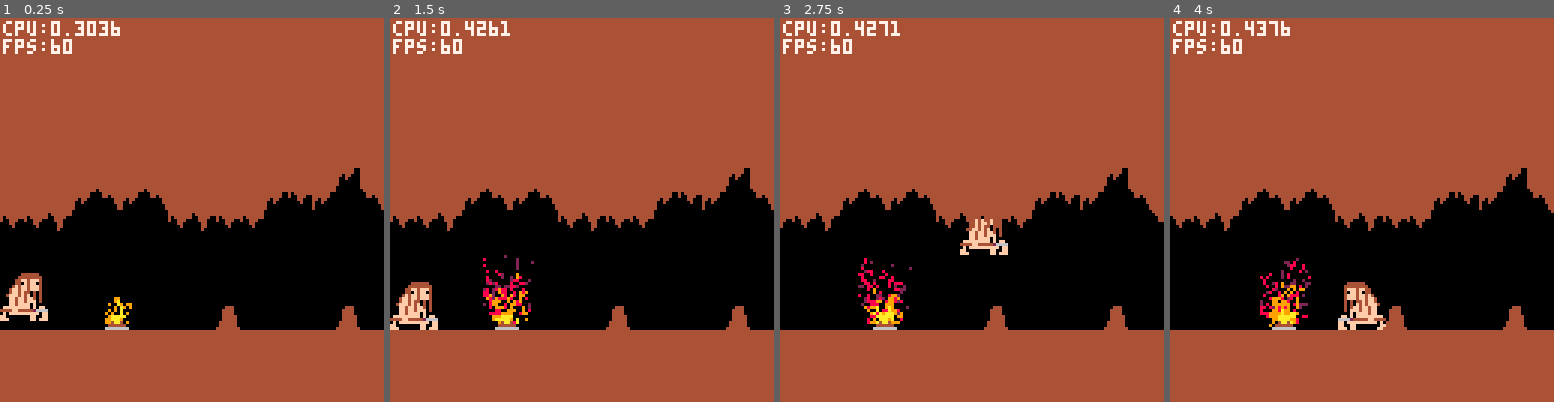
Above: before the commit, frames 1-4 (left to right).
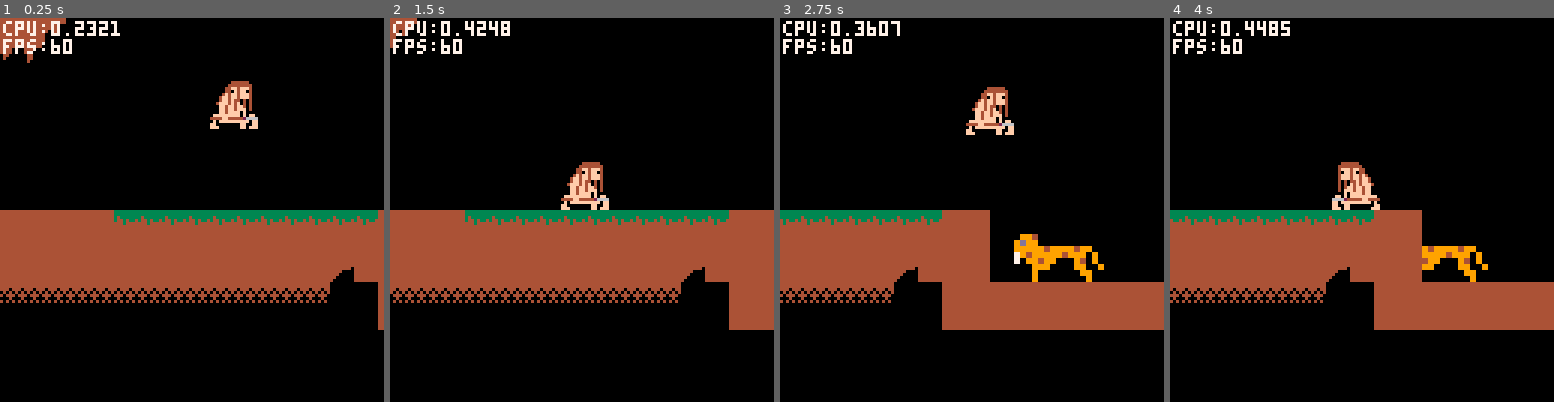
Above: after the commit, the same moments.

Repository: bitwitch/pico8
Game: PICO-8 cartridge games/caveman.p8
Two runs of this game, one before a commit and one after it. Both use one fixed random seed, a clock stepped at 60 frames per second and the inputs below.
Inputs:
- Up to frame 1 (0.25 s): no input
- Up to frame 2 (1.5 s): tap X (X key) at 0.33, 1.07 s; tap O (Z key) at 0.7 s
- Up to frame 3 (2.75 s): hold Right 1.6-2.1 s; tap O (Z key) at 1.7, 2.1, 2.5 s; tap X (X key) at 1.85 s; hold Right from 2.47 s (still down)
- Up to frame 4 (4 s): tap O (Z key) at 2.9, 3.3, 3.7 s; tap X (X key) at 2.97 s; release Right at 3.03 s; hold Left 3.08-3.58 s; hold Down 3.63-3.97 s

The runs differ from the first frame. In frame 1, 87% of the frame differs, in the area x 0-100%, y 0-100%; in frame 2, 89%; in frame 3, 86%; in frame 4, 86%.

Commit message:
smilodon

Diff:
--- a/games/caveman.p8
+++ b/games/caveman.p8
@@ -46,7 +46,6 @@
 function _draw()
  cls()
  draw_particles()
- draw_fire()
  render_all("render")
  render_all("render_gui")
 -- if not tut.passed then
@@ -117,11 +116,7 @@
 	print("fps:"..stat(7),1+cam.x,7,7)
 end
 
-function draw_fire()
-	local fx,fy=35,96
-	spr(47,fx,fy)
-	make_flames(fx+4,fy+7,5)
-end
+
 
 
 
@@ -330,6 +325,10 @@
 	return v1.x*v2.x+v1.y*v2.y
 end
 
+function vec.norm(v1)
+	return v(v1.x,v1.y)/sqrt(v1:len2())
+end
+
 function vec.copy(v1)
 	return v(v1.x,v1.y)
 end
@@ -337,6 +336,10 @@
 function vec.ints(v)
  return
  	v(flr(v.x),flr(v.y))
+end
+
+function vec.string(v)
+	return "("..v.x..","..v.y..")"
 end
 
 -------------------------------
@@ -511,7 +514,7 @@
 			left=v(-20,-8)--facing left
 		}
 	},
-	draw_order=2,
+	draw_order=3,
 	state="idle",
 	hitbox={
 		nil,
@@ -587,16 +590,12 @@
 	acc=v(.3,0),
 	jspeed=-2.666,
 	roll_speed=4,
-	can_jump=true,
-	grounded=false,
 	face_left=false,
-	roll_timer=0,
-	roll_delay=10,
 	sprite={
 		idle=192,
 		offset=v(-8,-16)
 	},
-	draw_order=1,
+	draw_order=2,
 	hitbox={
 		make_box(-6,-15,6,0),
 		roll=make_box(-8,-8,8,0)
@@ -719,6 +715,87 @@
 	palt()
 end
 
+-------------------------------
+-- sabertoothed tiger
+-------------------------------
+tiger=extend(entity,{
+	vel=v(0,0),
+	acc=v(.3,0),
+	jspeed=-2,
+	hunt_speed=.6,
+	face_left=true,
+	sprite={
+		idle=240,
+		hunt=240,
+		offset=v(-8,-8),
+		w=16,
+		h=8
+	},
+	draw_order=1,
+	hitbox={
+		make_box(-6,-15,6,0),
+		roll=make_box(-8,-8,8,0)
+	},
+	feetbox=make_box(-6,-2,6,0),
+	tags={"tiger"},
+	collides_with={"solid","man"}
+})
+spawners[113]=tiger
+
+function tiger:idle()
+	-- walk back and forth
+	-- if man is within distance
+	-- hunt
+	self.vel.x=0.25*sin(t()*0.08)
+	local d=self.pos-g_man.pos
+	if d:len2()<45*45 then
+--		self.state="hunt"
+	end
+end
+
+function tiger:hunt()
+	-- walk towards man
+	local to=g_man.pos-self.pos
+	local dist=sqrt(to:len2())
+	to/=dist
+	self.vel.x=to.x*self.hunt_speed
+	-- if man is furthan than a
+	-- certain distance, idle
+	if dist>50 then
+		self.state="idle"
+
+	-- if man is within certain
+	-- distance, attack
+	elseif dist<33 then
+		-- attack
+	end
+
+
+
+end
+
+function tiger:render()
+	local p,off=
+		self.pos,self.sprite.offset
+ local s=2
+ sspr(0,120,
+ 	self.sprite.w,self.sprite.h,
+ 	p.x+s*off.x,p.y+s*off.y,
+ 	s*self.sprite.w,s*self.sprite.h,
+ 	self.face_left,false)
+end
+
+-------------------------------
+-- fire
+-------------------------------
+fire=extend(entity,{})
+spawners[47]=fire
+function fire:render()
+	local fx,fy=
+		self.pos.x,self.pos.y
+	spr(47,fx,fy)
+	make_flames(fx+4,fy+7,5)
+end
 
 -------------------------------
 -- movement system
@@ -1199,26 +1276,22 @@
 
 
 
+
+
 __gff__
-0000000000000000000000000000000000000000000000000000000000000000000000000000000000000301010000000000000000000000000100000100000100000000000000000000000000000000000000000000000000000000000000000000000000000000000000000000000000000000000000000000000000000000
+0000000000000000000000000000000000000000000000000000000000000000000000000000000000010301010000000000000000000000000100000100000100000000000000000000000000000000000000000000000000000000000000000000000000000000000000000000000000000000000000000000000000000000
 0000000000000000000000000000000000000000000000000000000000000000000000000000000000000000000000000000000000000000000000000000000000000000000000000000000000000000000000000000000000000000000000000000000000000000000000000000000000000000000000000000000000000000
 __map__
-3c3c3c3c3c3c3c3c3c3c3c3c3c3c3c3c3c3c3c3c3c3c3c3c3c3c3c3c3c3c3c3c3c3c3c3c1e00000000000000000000000000000000000000000000000000000000000000000000000000000000000000000000000000000000000000000000000000000000000000000000000000000000000000000000000000000000000000
-3c3c3c3c3c3c3c3c3c3c3c3c3c3c3c3c3c3c3c3c3c3c3c3c3c3c3c3c3c3c3c3c3c3c3c3c2e00000000000000000000000000000000000000000000000000000000000000000000000000000000000000000000000000000000000000000000000000000000000000000000000000000000000000000000000000000000000000
-3c3c3c3c3c3c3c3c3c3c3c3c3c3c3c3c3c3c3c3c3c3c3c3c3c3c3c3c3c3c3c3c3c3c3c3c2e00000000000000000000000000000000000000000000000000000000000000000000000000000000000000000000000000000000000000000000000000000000000000000000000000000000000000000000000000000000000000
-3c3c3c3c3c3c3c3c3c3c3c3c3c3c3c3c3c3c3c3c3c3c3c3c3c3c3c3c3c3c3c3c3c3c3c3c3c1e000000000000000000000000000000000000000000000000000000000000000000000000000000000000000000000000000000000000000000000000000000000000000000000000000000000000000000000000000000000000
-3c3c3c3c3c3c3c3c3c3c3c3c3c3c3c3c3c3c3c3c3c3c3c3c3c3c3c3c3c3c3c3c3c3c3c3c3c2e000000000000000000000000000000000000000000000000000000000000000000000000000000000000000000000000000000000000000000000000000000000000000000000000000000000000000000000000000000000000
 3c3c3c3c3c3c3c3c3c3c3c3c3c3c3c3c3c3c3c3c3c3c3c3c3c3c3c3c3c3c3c3c3c3c3c3c3c3a000000000000000000000000000000000000000000000000000000000000000000000000000000000000000000000000000000000000000000000000000000000000000000000000000000000000000000000000000000000000
-3c3c3c3c3c3c3c3c3c3c3c3c3c3c3a3c3c3c3c3c3c3c3c3c3c3c3c3c3c3c3c3c3c3c3c3a3e0000000000000000000000000000000000000000000000000000000000000000000000000000000000000000000000000000000000000000000000000000000000000000000000000000000000000000000000003c3c3c3c3c3c21
+3c3c3c3c3c3c3c3c3c3c3c3c3c3c3a3c3c3c3c3c3c3c3c3c3c3c3c3c3c3c3c3c3c3c3c3a3e00000000000000000000000000000000000000000000000000000000000000000000000000000000000000000000000000000000000000000000000000000000000000000000000000000000000000000000000000000000000000
 3c3c3c3a3b3a3b3c3c3c3c3a3d3a003b3c3c3c3c3c3c3c3c3c3c3c3c3c3c3c3c3a3b3a000000000000000000000000000000000000000000000000000000000000000000000000000000000000000000000000000000000000000000000000000000000000000000000000000000000000000000000000000000000000000000
-3d3d3e000000003d3e3d3d00000000003b3c3a3b3c3c3c3c3c3c3c3c3c3a3d3e000000000000000000000000000000000000000000000000000000000000000000000000000000000000000000000000000000000000000000000000000000000000000000000000000000000000000000000000000000000000000000000000
+3d3d3e000000003d3e3d3d00000000003b3c3a3b3c3c3c3c3c3c3c3c3c3a3d3e000000000000000000000000007000000000000000000000000000000000000000000000000000000000000000000000000000000000000000000000000000000000000000000000000000000000000000000000000000000000000000000000
 00000000000000000000000000000000003a00003b3c3c3c3c3a003b3d000000000000000000000000000000000000000000000000000000000000000000000000000000000000000000000000000000000000000000000000000000000000000000000000000000000000000000000000000000000000000000000000000000
 0000000000000000000000000000000000000000003b3c3a3e0000002a000000000000000000000000000000000000000000000000000000000000000000000000000000000000000000000000000000000000000000000000000000000000000000000000000000000000000000000000000000000000000000000000000000
-007000000000000000000000000000000000000000002c00000000002a000000000000000000000000000000000000000000000000000000000000000000000000000000000000000000000000000000000000000000000000000000000000000000000000000000000000000000000000000000000000000000000000000000
-0000000000000000002b000000002b000000000000000000000000002a000000000000000000000000000000000000000000000000000000000000000000000000000000000000000000000000000000000000000000000000000000000000000000000000000000000000000000000000000000000000000000000000000000
-3c3c3c3c3c3c3c3c3c3c3c3c3c3c3c3c3c3c3c3c3c3c3c3c3c3c3c3c3c3c3c3c3c3c3c3c3c39393939393939393939393939393939393939393939393939393939393939393939393939393939000000000000000000000000000000000000000000000000000000000000000000000000000000000000000000000000000000
-3c3c3c3c3c3c3c3c3c3c3c3c3c3c3c3c3c3c3c3c3c3c3c3c3c3c3c3c3c3c3c3c3c3c3c3c3c3c3c3c3c3c3c3c3c3c3c3c3c3c3c3c3c3c3c3c3c3c3c3c3c3c3c3c3c3c3c3c3c3c3c3c3c3c3c3c3c000000000000000000000000000000000000000000000000000000000000000000000000000000000000000000000000000000
-3c3c3c3c3c3c3c3c3c3c3c3c3c3c3c3c3c3c3c3c3c3c3c3c3c3c3c3c3c3c3c3c3c3c3c3c3c3c3c3c3c3c3c3c3c3c3c3c3c3c3c3c3c3c3c3c3c3c3c3c3c3c3c3c3c3c3c3c3c3c3c3c3c3c3c3c3c000000000000000000000000000000000000000000000000000000000000000000000000000000000000000000000000000000
-3c3c3c3c3c3c3c3c3c3c3c3c3c3c3c3c3c3c3c3c3c3c3c3c3c3c3c3c3c3c3c3c3c3c3c3c3c3c3c3c3c3c3c3c3c3c3c3c3c3c3c3c3c3c3c3c3c3c3c3c3c3c3c3c3c3c3c3c3c3c3c3c3c3c3c3c3c000000000000000000000000000000000000000000000000000000000000000000000000000000000000000000000000000000
-3c3c3c3c3c3c3c3c3c3c3c3c3c3c3c3c3c3c3c3c3c3c3c3c3c3c3c3c3c3c3c3c3c3c3c3c3c3c3c3c3c3c3c3c3c3c3c3c3c3c3c3c3c3c3c3c3c3c3c3c3c3c3c3c3c3c3c3c3c3c3c3c3c3c3c3c3c000000000000000000000000000000000000000000000000000000000000000000000000000000000000000000000000000000
-3c3c3c3c3c3c3c3c3c3c3c3c3c3c3c3c3c3c3c3c3c3c3c3c3c3c3c3c3c3c3c3c3c3c3c3c3c3c3c3c3c3c3c3c3c3c3c3c3c3c3c3c3c3c3c3c3c3c3c3c3c3c3c3c3c3c3c3c3c3c3c3c3c3c3c3c3c000000000000000000000000000000000000000000000000000000000000000000000000000000000000000000000000000000
+000000000000000000000000000000000000000000002c00000000002a00000000000000000000000000000000000000000000000000000000000000000000000000000000000000000000000000000000000000000000000000000000000000000000000000000000000000000000000000000000000000003c3c3c3c3c3c21
+000000002f000000002b000000002b000000000000000000000000002a000000000000000000000000000000000000000000000000000000000000000000000000000000000000000000000000000000000000000000000000000000000000000000000000000000000000000000000000000000000000000000000000000000
+3c3c3c3c3c3c3c3c3c3c3c3c3c3c3c3c3c3c3c3c3c3c3c3c3c3c3c3c3c3c3c3c3c3c3c3c3c3c3c3c39393939393939393939393c3c00000000000071000000000000000000003c3c0000000000000000000000000000000000000000000000000000000000000000000000000000000000000000000000000000000000000000
+3c3c3c3c3c3c3c3c3c3c3c3c3c3c3c3c3c3c3c3c3c3c3c3c3c3c3c3c3c3c3c3c3c3c3c3c3c3c3c3c3c3c3c3c3c3c3c3c3c3c3c3c3c00000000000000000000000000000000003c3c0000000000000000000000000000000000000000000000000000000000000000000000000000000000000000000000000000000000000000
+3c3c3c3c3c3c3c3c3c3c3c3c3c3c3c3c3c3c3c3c3c3c3c3c3c3c3c3c3c3c3c3c3c3c3c3c3c3c3c3c3c3c3c3c3c3c3c3c3c293c3c3c0000000000000000000000000000003c3c3c3c0000000000000000000000000000000000000000000000000000000000000000000000000000000000000000000000000000000000000000
+3838383838383838383838383838383838383838383838383838383838383838383838383838383838383838383838383800003c3c3c3c3c3c3c3c3c3c3c3c3c3c3c3c3c3c3c3c3c3c00000000000000000000000000000000000000000000000000000000000000000000000000000000000000000000000000000000000000
+0000000000000000000000000000000000000000000000000000000000000000000000000000000000000000000000000000003c3c3c3c3c3c3c3c3c3c3c3c3c3c3c3c3c3c3c3c3c0000000000000000000000000000000000000000000000000000000000000000000000000000000000000000000000000000000000000000
Not shown, changed: 31 lines of the sprite sheet (__gfx__) section of games/caveman.p8
